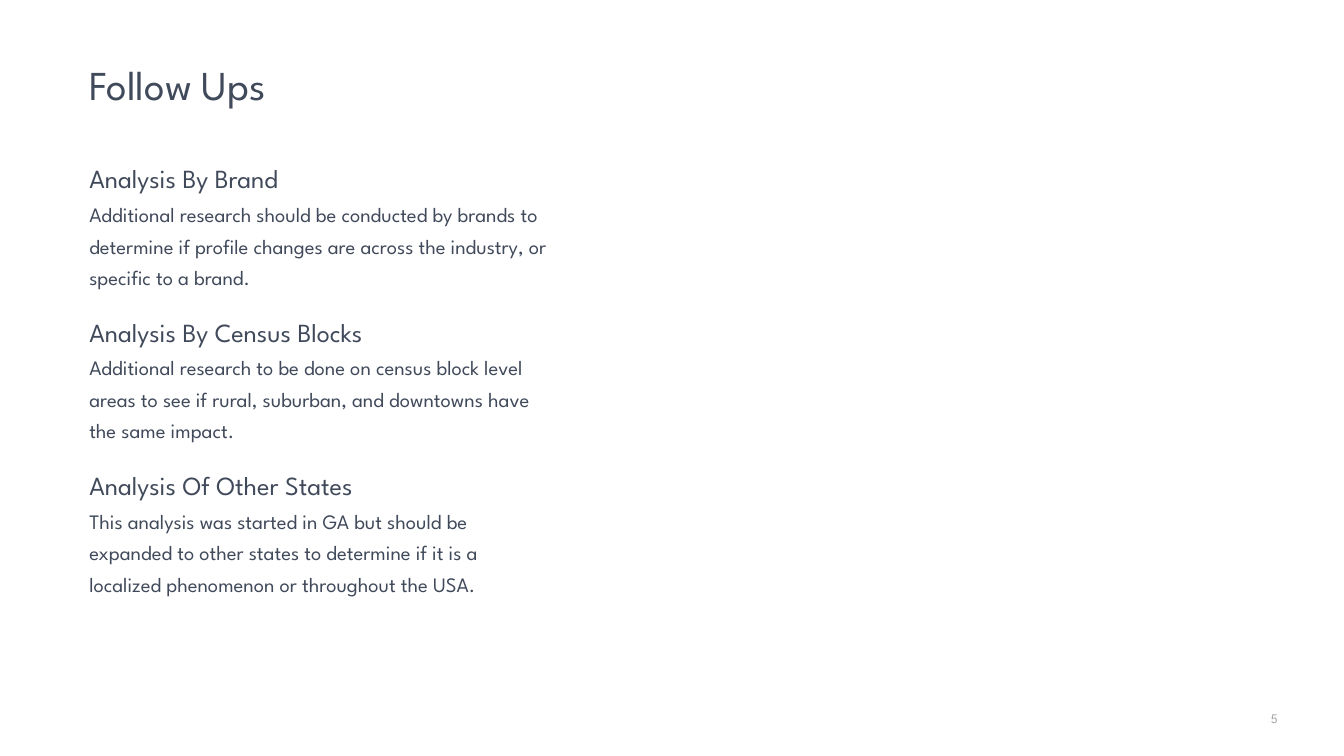
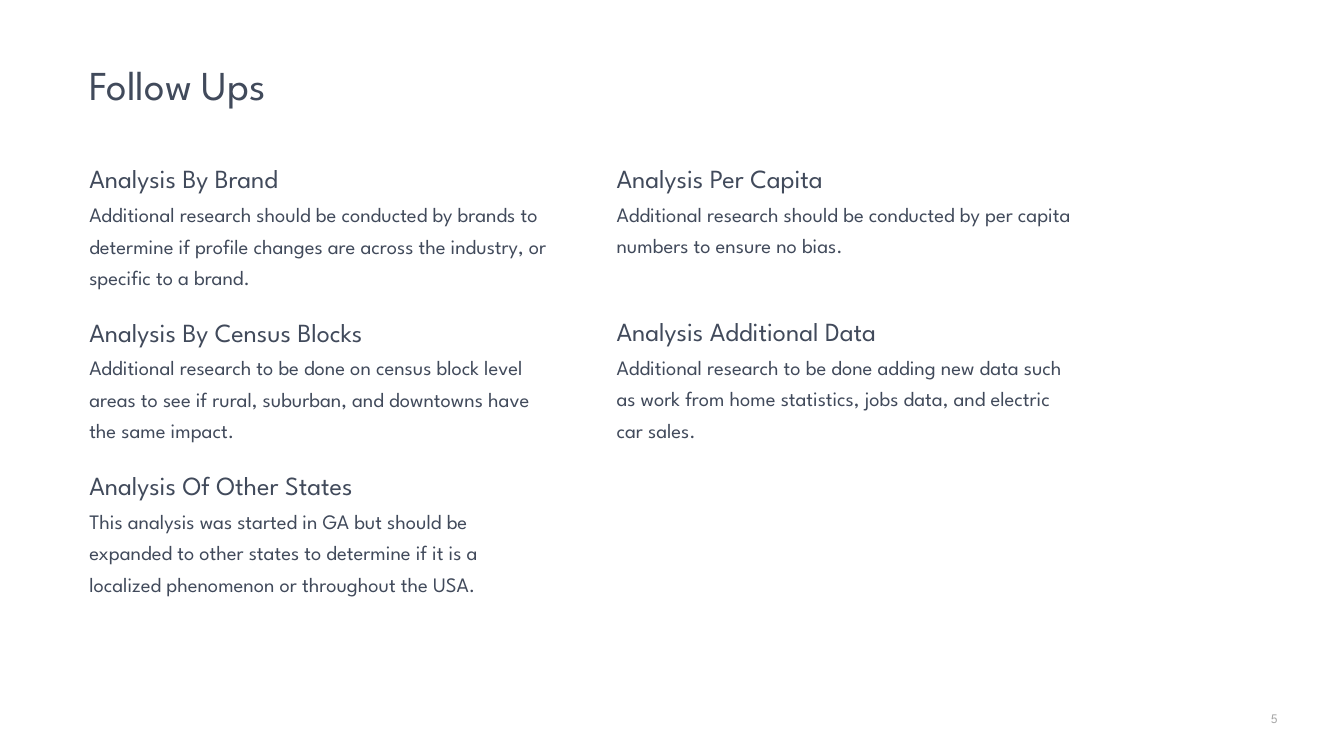
Before and after one commit to KSUDS/p3_AshLee, a slide deck: slide 5 of documents/SafeGraph 1015 presentation.pptx. Drawn at 1344x756 pixels with LibreOffice and Linux fonts; fonts in the diff are those of the drawing; background and template pictures are left out. Boxes give left, top, right and bottom in pixels: in the first picture for what was removed or moved away, otherwise in the second. Text is boxed around its words. In the diff, an @@ line names an element or a change of style, - is before the commit and + after.

Commit message:
updated ppt

```diff
--- a/documents/SafeGraph 1015 presentation.pptx
+++ b/documents/SafeGraph 1015 presentation.pptx
@@ text added at [617, 170, 822, 194], 14 pt, text #414A5B @@
+Analysis Per Capita
@@ text added at [617, 208, 1071, 254], 11 pt, text #414A5B @@
+Additional research should be conducted by per capita numbers to ensure no bias.
@@ text added at [617, 323, 876, 347], 14 pt, text #414A5B @@
+Analysis Additional Data
@@ text added at [617, 361, 1062, 439], 11 pt, text #414A5B @@
+Additional research to be done adding new data such as work from home statistics, jobs data, and electric car sales.
```
Also in this commit, not shown: 2 other slides changed.
